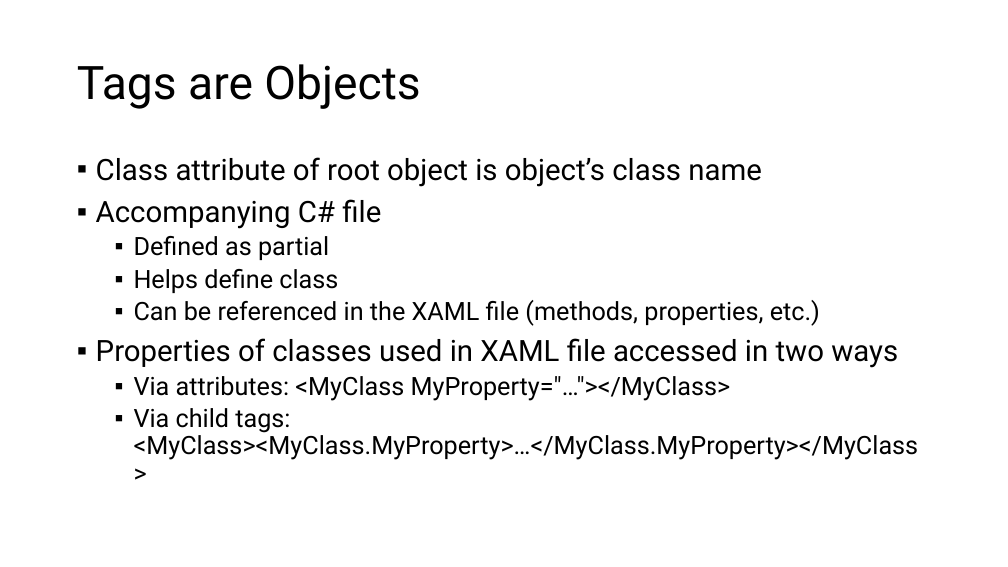
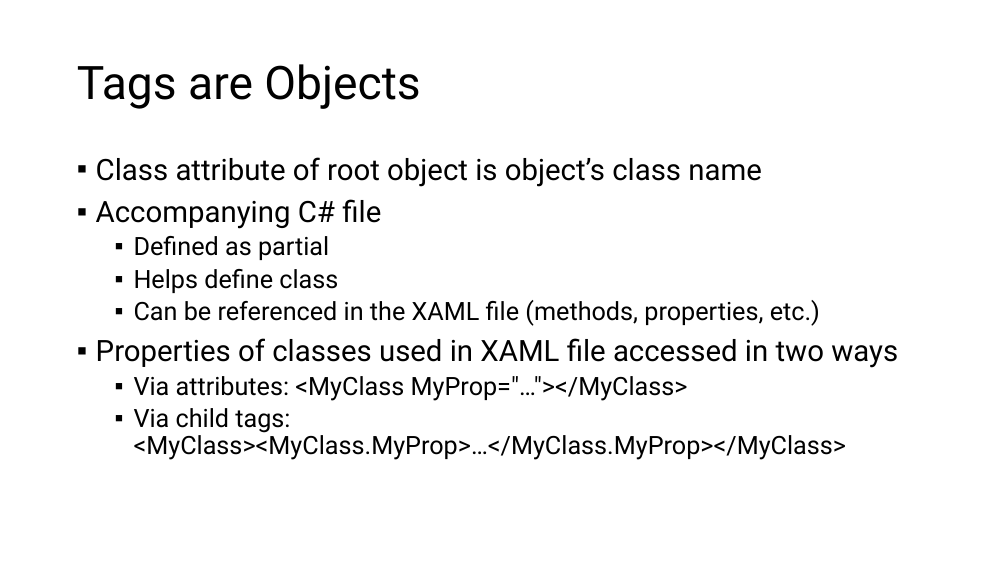
Before and after one commit to microsoft/AcademicContent, a slide deck: slide 22 of Instructor-Led/Module3/Lessons/Module3_Lesson7 Developing Windows Phone Apps with Xamarin.pptx (slide 21 before the commit). Drawn at 1008x567 pixels with LibreOffice and Linux fonts; fonts in the diff are those of the drawing. Boxes give left, top, right and bottom in pixels: in the first picture for what was removed or moved away, otherwise in the second. Text is boxed around its words. In the diff, an @@ line names an element or a change of style, - is before the commit and + after.

```diff
--- a/Instructor-Led/Module3/Lessons/Module3_Lesson7 Developing Windows Phone Apps with Xamarin.pptx
+++ b/Instructor-Led/Module3/Lessons/Module3_Lesson7 Developing Windows Phone Apps with Xamarin.pptx
@@ text at [134, 376, 847, 460]: text changed @@
-  ▪ Via attributes: <MyClass MyProperty="…"></MyClass>
-  ▪ Via child tags: <MyClass><MyClass.MyProperty>…</MyClass.MyProperty></MyClass>
+  ▪ Via attributes: <MyClass MyProp="…"></MyClass>
+  ▪ Via child tags: <MyClass><MyClass.MyProp>…</MyClass.MyProp></MyClass>
```
Also in this commit, not shown: 7 other slides changed, 3 slides added, 10 other files.
